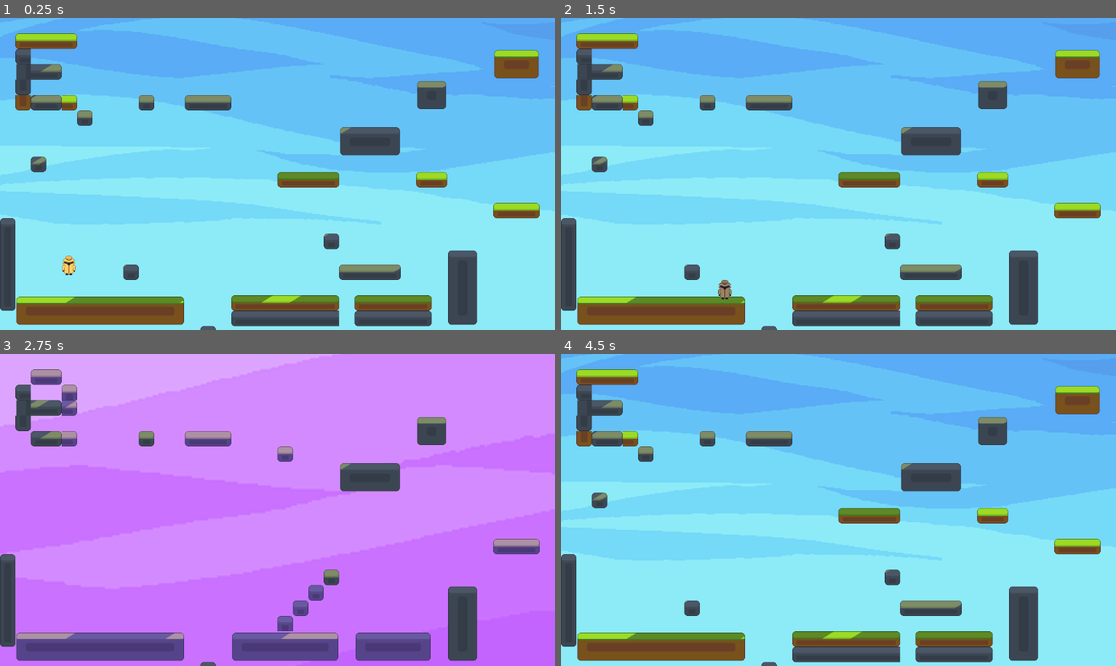
Above: before the commit, frames 1-4 (two rows, left to right).
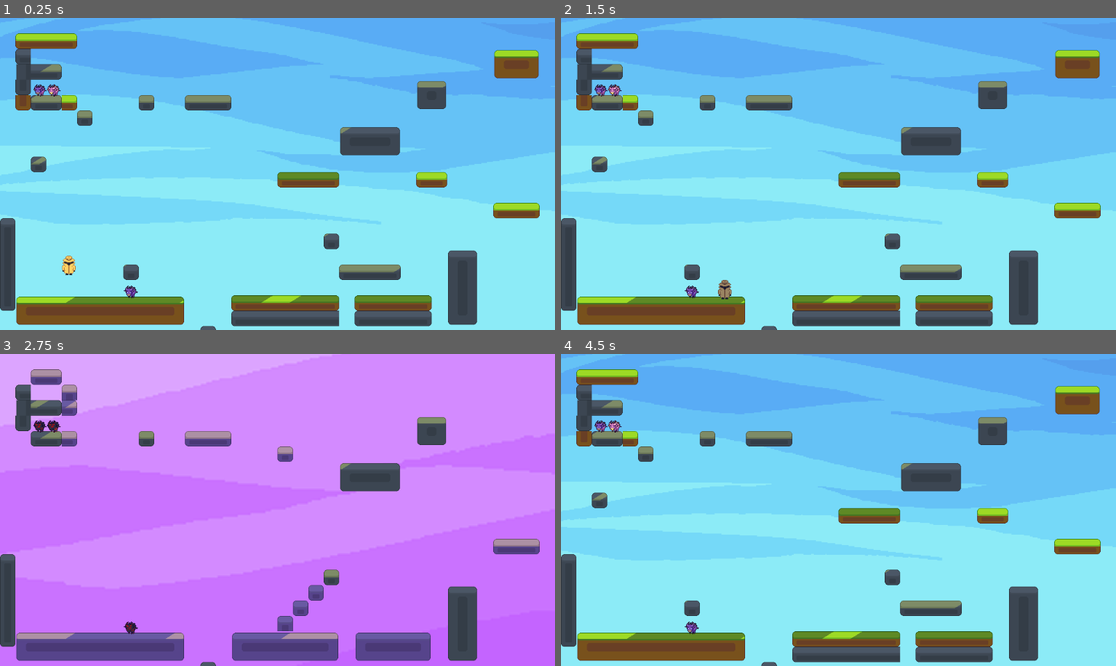
Above: after the commit, the same moments.

Repository: tjjoris/DEP_GoedWareJam
Game: Godot game, scene res://levels/_level_blueprint.tscn
The game is run twice, just before and just after one commit, with the same random seed, the same clock (stepped at 60 frames per second) and the same inputs.
Inputs:
- Up to frame 1 (0.25 s): no input
- Up to frame 2 (1.5 s): hold D (right) from 0.53 s (still down); tap E (phase_shift) at 0.6, 1.35 s; tap Space (jump) at 0.77 s
- Up to frame 3 (2.75 s): tap Space (jump) at 1.52 s; release D (right) at 2.03 s; hold A (left) from 2.03 s (still down); tap E (phase_shift) at 2.1 s
- Up to frame 4 (4.5 s): tap Enter at 2.75, 4.25 s; release A (left) at 2.78 s; hold D (right) 2.78-4.28 s; tap E (phase_shift) at 2.85, 3.6, 4.35 s; tap Space (jump) at 3.02, 3.5, 3.77 s; hold A (left) from 4.28 s (still down)

The runs differ from the first frame. In frame 1, 0.2% of the frame differs, in the area x 6-25%, y 21-90%; in frame 2, 0.2%; in frame 3, 0.2%; in frame 4, 0.2%.

Commit message:
Entities now alter state when phase shifting

Diff:
--- a/entity/EntityManager.gd
+++ b/entity/EntityManager.gd
@@ -1,12 +1,23 @@
 extends CharacterBody2D
 
-##overworld behaviour
-##shadowrealm behaviour
+var _in_shadow_realm: bool = false
 
-var _in_shadow_realm: bool
+## Overworld/ShadowRealm states
+@export var overworld_state: Node2D = null
+@export var shadow_realm_state: Node2D = null
+
+func _ready() -> void:
+	if overworld_state == null:
+		overworld_state = $OverworldState
+		if overworld_state == null:
+			print(name + " could not find OverworldState Node")
+	if shadow_realm_state == null:
+		shadow_realm_state = $ShadowRealmState
+		if shadow_realm_state == null:
+			print(name + " could not find ShadowRealm Node")
 
 func _on_phase_changed(entering_shadow_realm: bool):
-	# check to see if state is different
+	# check to see if state is different before phase change
 	if _in_shadow_realm != entering_shadow_realm:
 		do_phase_change(entering_shadow_realm)
 	pass
@@ -14,14 +25,30 @@
 
 func do_phase_change(entering_shadow_realm: bool):
 	_in_shadow_realm = entering_shadow_realm
+
+	toggle_active_nodes()
+
 	if _in_shadow_realm:
 		enter_shadow_realm()
+	else:
+		enter_overworld()
 
+func toggle_active_nodes():
+	#define overworld state
+	var is_overworld_active = not _in_shadow_realm
+
+	if overworld_state == null || shadow_realm_state == null:
+		print(name + " does not have overworld/shadow states")
+		pass
+	shadow_realm_state.set_process(_in_shadow_realm)
+	shadow_realm_state.visible = _in_shadow_realm
+	overworld_state.set_process(is_overworld_active)
+	overworld_state.visible = is_overworld_active
 
 func enter_shadow_realm():
-	print(name + " entered the shadow realm.")
+	#print(name + " entered the shadow realm.")
 	pass
 
 func enter_overworld():
-	print(name + " entered the overworld.")
+	#print(name + " entered the overworld.")
 	pass
--- a/entity/_entity_blueprint.tscn
+++ b/entity/_entity_blueprint.tscn
@@ -1,12 +1,10 @@
-[gd_scene load_steps=8 format=3 uid="uid://c37kmcxle0w78"]
+[gd_scene load_steps=9 format=3 uid="uid://c37kmcxle0w78"]
 
-[ext_resource type="Texture2D" uid="uid://35ftoqa1fkpq" path="res://entity/enemy/cultist_draft_1.2.png" id="1_b731l"]
 [ext_resource type="Script" path="res://entity/EntityManager.gd" id="1_smrf7"]
 [ext_resource type="PackedScene" uid="uid://cvebck150tfga" path="res://systems/hit_box.tscn" id="2_ppdpk"]
+[ext_resource type="Texture2D" uid="uid://j8o7tihrqkst" path="res://entity/enemy/baby.png" id="2_xehxt"]
 [ext_resource type="PackedScene" uid="uid://7cscc3lptvrs" path="res://systems/hurt_box.tscn" id="3_0bdmv"]
-
-[sub_resource type="RectangleShape2D" id="RectangleShape2D_xyi3m"]
-size = Vector2(26, 25)
+[ext_resource type="Texture2D" uid="uid://befj6ra6mrq2w" path="res://entity/enemy/baby_shadow.png" id="3_88oh3"]
 
 [sub_resource type="RectangleShape2D" id="RectangleShape2D_aiqtu"]
 size = Vector2(26, 25)
@@ -14,19 +12,31 @@
 [sub_resource type="RectangleShape2D" id="RectangleShape2D_omvgd"]
 size = Vector2(26, 25)
 
-[node name="_ENTITY_BLUEPRINT" type="CharacterBody2D" groups=["CanPhase"]]
+[sub_resource type="CapsuleShape2D" id="CapsuleShape2D_t6n3p"]
+height = 22.0
+
+[node name="_ENTITY_BLUEPRINT" type="CharacterBody2D" node_paths=PackedStringArray("overworld_state", "shadow_realm_state") groups=["CanPhase"]]
 collision_layer = 4
 collision_mask = 5
 script = ExtResource("1_smrf7")
+overworld_state = NodePath("OverworldState")
+shadow_realm_state = NodePath("ShadowRealmState")
 
-[node name="Sprite2D" type="Sprite2D" parent="."]
+[node name="OverworldState" type="Node2D" parent="."]
+
+[node name="Sprite2D" type="Sprite2D" parent="OverworldState"]
 texture_filter = 1
-texture = ExtResource("1_b731l")
+texture = ExtResource("2_xehxt")
 
-[node name="CollisionShape2D" type="CollisionShape2D" parent="."]
-shape = SubResource("RectangleShape2D_xyi3m")
+[node name="ShadowRealmState" type="Node2D" parent="."]
+visible = false
+
+[node name="Sprite2D2" type="Sprite2D" parent="ShadowRealmState"]
+texture_filter = 1
+texture = ExtResource("3_88oh3")
 
 [node name="HitBox" parent="." instance=ExtResource("2_ppdpk")]
+visible = false
 collision_layer = 4
 collision_mask = 3
 
@@ -34,11 +44,16 @@
 shape = SubResource("RectangleShape2D_aiqtu")
 
 [node name="HurtBox" parent="." instance=ExtResource("3_0bdmv")]
+visible = false
 collision_layer = 4
 collision_mask = 3
 
 [node name="CollisionShape2D" parent="HurtBox" index="0"]
 shape = SubResource("RectangleShape2D_omvgd")
 
+[node name="CollisionShape2D" type="CollisionShape2D" parent="."]
+position = Vector2(1, 2)
+shape = SubResource("CapsuleShape2D_t6n3p")
+
 [editable path="HitBox"]
 [editable path="HurtBox"]
--- a/entity/enemy/babi.tscn
+++ b/entity/enemy/babi.tscn
@@ -1,12 +1,11 @@
-[gd_scene load_steps=3 format=3 uid="uid://b5mkvrjb3e5c5"]
+[gd_scene load_steps=2 format=3 uid="uid://b5mkvrjb3e5c5"]
 
-[ext_resource type="Texture2D" uid="uid://j8o7tihrqkst" path="res://entity/enemy/baby.png" id="1_pgw2w"]
 [ext_resource type="PackedScene" uid="uid://c37kmcxle0w78" path="res://entity/_entity_blueprint.tscn" id="1_swj3t"]
 
 [node name="SmolCow" instance=ExtResource("1_swj3t")]
 
-[node name="Sprite2D" parent="." index="0"]
-texture = ExtResource("1_pgw2w")
+[node name="CollisionShape2D" parent="." index="4"]
+position = Vector2(0, 2)
 
 [editable path="HitBox"]
 [editable path="HurtBox"]
--- a/levels/_level_blueprint.tscn
+++ b/levels/_level_blueprint.tscn
@@ -6,6 +6,7 @@
 [ext_resource type="PackedScene" uid="uid://dk2uj6ba805pf" path="res://entity/player/player_basic.tscn" id="3_0sdug"]
 [ext_resource type="Script" path="res://levels/BackgroundShift.gd" id="3_5nggg"]
 [ext_resource type="PackedScene" path="res://levels/level_loader.tscn" id="4_y3658"]
+[ext_resource type="PackedScene" uid="uid://b5mkvrjb3e5c5" path="res://entity/enemy/babi.tscn" id="7_onrhr"]
 
 [node name="_LEVEL_BLUEPRINT" type="Node2D"]
 texture_filter = 1
@@ -50,3 +51,12 @@
 color = Color(0.759625, 0.792005, 0.0139048, 1)
 energy = 0.62
 shadow_enabled = true
+
+[node name="SmolCow" parent="." instance=ExtResource("7_onrhr")]
+position = Vector2(272, 568)
+
+[node name="SmolCow2" parent="." instance=ExtResource("7_onrhr")]
+position = Vector2(84, 150)
+
+[node name="SmolCow3" parent="." instance=ExtResource("7_onrhr")]
+position = Vector2(112, 150)
--- a/levels/level_jacob.tscn
+++ b/levels/level_jacob.tscn
@@ -1,8 +1,7 @@
-[gd_scene load_steps=5 format=3 uid="uid://b45xw2ktcra6w"]
+[gd_scene load_steps=4 format=3 uid="uid://b45xw2ktcra6w"]
 
 [ext_resource type="PackedScene" uid="uid://b4o3d6g8vi3xw" path="res://levels/_level_blueprint.tscn" id="1_widja"]
 [ext_resource type="Script" path="res://levels/test.gd" id="2_rq102"]
-[ext_resource type="PackedScene" uid="uid://c08q2a405b2jd" path="res://entity/enemy/enemy_testcultist.tscn" id="3_t82sb"]
 [ext_resource type="PackedScene" uid="uid://b5mkvrjb3e5c5" path="res://entity/enemy/babi.tscn" id="4_21on3"]
 
 [node name="Level_Jacob" instance=ExtResource("1_widja")]
@@ -10,20 +9,12 @@
 [node name="Node2D" type="Node2D" parent="." index="2"]
 script = ExtResource("2_rq102")
 
-[node name="TestCultist" parent="." index="5" instance=ExtResource("3_t82sb")]
-position = Vector2(1046, 115)
-script = null
-
-[node name="TestCultist2" parent="." index="6" instance=ExtResource("3_t82sb")]
-position = Vector2(44, 179)
-script = null
-
-[node name="Babi" parent="." index="7" instance=ExtResource("4_21on3")]
-position = Vector2(760, 182)
-
-[node name="TileMap" parent="." index="8"]
+[node name="TileMap" parent="." index="5"]
 layer_0/tile_data = PackedInt32Array(524310, 3, 3, 524313, 196611, 3, 524312, 131075, 3, 524311, 131075, 3, 917525, 196 …(3197 unchanged characters)…
 layer_1/tile_data = PackedInt32Array(1179659, 196608, 0, 1179658, 131072, 0, 1179657, 65536, 0, 1179656, 65536, 0, 1179 …(3609 unchanged characters)…
 
-[node name="Player" parent="." index="9"]
+[node name="Player" parent="." index="6"]
 position = Vector2(107, 101)
+
+[node name="SmolCow" parent="." index="8" instance=ExtResource("4_21on3")]
+position = Vector2(441, 144)
Binary file added: entity/enemy/baby_shadow.png
Not shown, added: entity/enemy/baby_shadow.png.import
Not shown: 1 places in levels/_level_blueprint.tscn that only renumber resources
